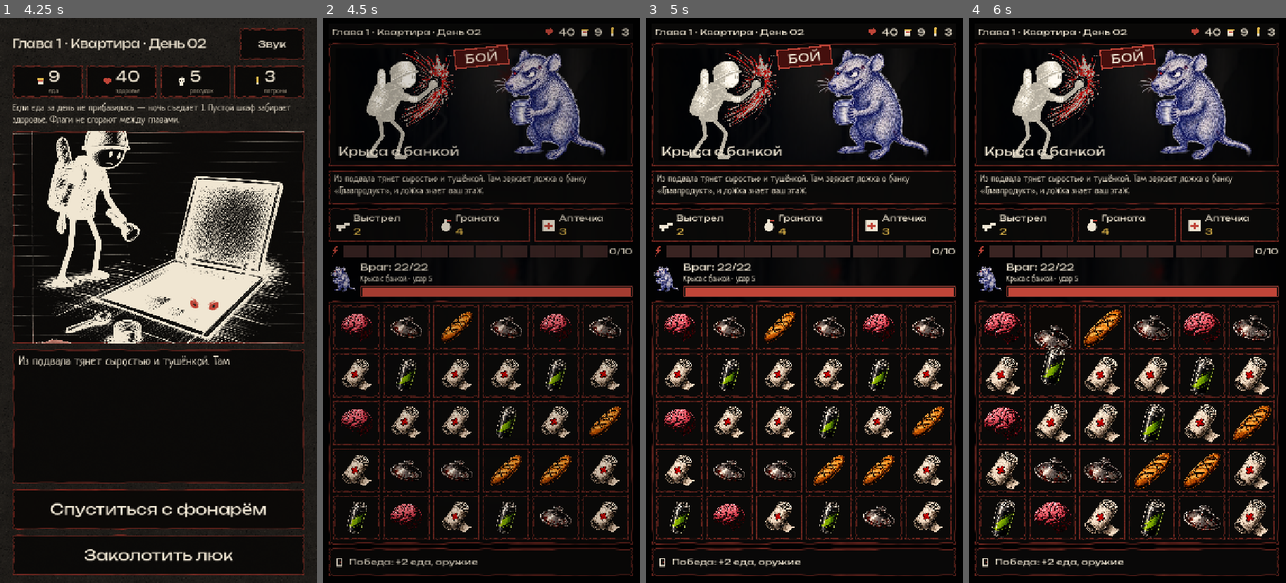
Above: before the commit, frames 1-4 (left to right).
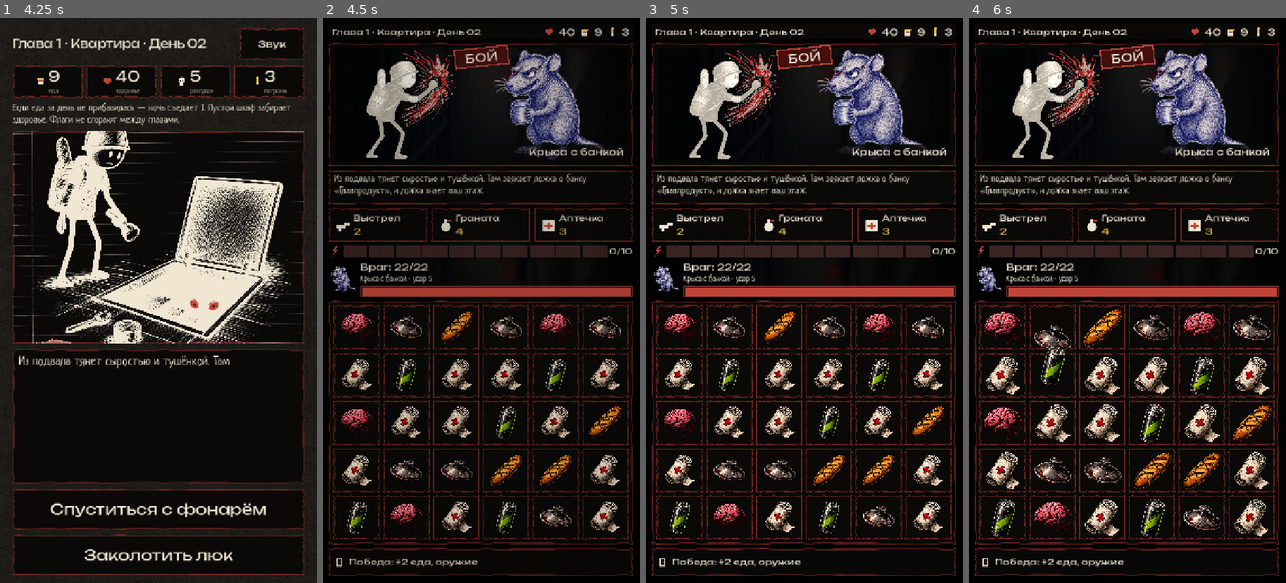
Above: after the commit, the same moments.

Repository: DmitriiGame/garlic_games
Game: Godot game, scene res://scenes/main.tscn
The game is run twice, just before and just after one commit, with the same random seed, the same clock (stepped at 60 frames per second) and the same inputs. Sound files missing from this copy of the repository are replaced by a short silence.
Inputs (mouse positions are in pixels of both pictures, inside the frame that each line leads up to):
- Up to frame 1 (4.25 s): click "Начать" at 0.5 s; click "Звук" at 1.25 s; click "Тихо" at 2 s; click "Открыть на цепочку" at 2.75 s; click "Дальше" at 3.5 s
- Up to frame 2 (4.5 s): click "Спуститься с фонарём" at 4.25 s
- Up to frame 3 (5 s): no input
- Up to frame 4 (6 s): tap Enter at 5 s; move the mouse to (1197, 272) at 5.02 s; tap M at 5.1 s; click (1197, 272) at 5.17 s; tap Space at 5.27, 5.75 s; drag from (1064, 328) to (1111, 413) at 5.77 s

Frame 1 is identical in both runs. In frame 2, 0.7% of the frame differs, in the area x 4-95%, y 22-25%; in frame 3, 0.7%; in frame 4, 0.7%.

Commit message:
Keep the enemy name under the mob, off the hero's legs.
The label sits on a dark strip at the bottom right of the battle card.

Co-authored-by: DmitriiGame <DmitriiGame@users.noreply.github.com>

Diff:
--- a/door/scripts/battle_view.gd
+++ b/door/scripts/battle_view.gd
@@ -167,14 +167,28 @@
 	hero_figure.mouse_filter = Control.MOUSE_FILTER_IGNORE
 	hero_figure.texture = load("res://art/ui/hero_fight.png")
 	art.add_child(hero_figure)
-	card_name = _line("", 28, display)
-	card_name.set_anchors_preset(Control.PRESET_BOTTOM_LEFT)
-	card_name.offset_left = 12
-	card_name.offset_top = -44
-	card_name.offset_right = 420
-	card_name.offset_bottom = -8
-	card_name.mouse_filter = Control.MOUSE_FILTER_IGNORE
-	art.add_child(card_name)
+	var name_strip := Panel.new()
+	name_strip.mouse_filter = Control.MOUSE_FILTER_IGNORE
+	name_strip.anchor_left = 0.48
+	name_strip.anchor_right = 1.0
+	name_strip.anchor_top = 1.0
+	name_strip.anchor_bottom = 1.0
+	name_strip.offset_left = 0
+	name_strip.offset_top = -40
+	name_strip.offset_right = -6
+	name_strip.offset_bottom = -4
+	var name_style := StyleBoxFlat.new()
+	name_style.bg_color = Color(0.04, 0.03, 0.03, 0.82)
+	name_style.content_margin_left = 8
+	name_style.content_margin_right = 8
+	name_strip.add_theme_stylebox_override("panel", name_style)
+	card_name = _line("", 22, display)
+	card_name.horizontal_alignment = HORIZONTAL_ALIGNMENT_RIGHT
+	card_name.set_anchors_preset(Control.PRESET_FULL_RECT)
+	card_name.offset_left = 8
+	card_name.offset_right = -8
+	name_strip.add_child(card_name)
+	art.add_child(name_strip)
 	var badge := Panel.new()
 	badge.mouse_filter = Control.MOUSE_FILTER_IGNORE
 	badge.anchor_left = 0.5
